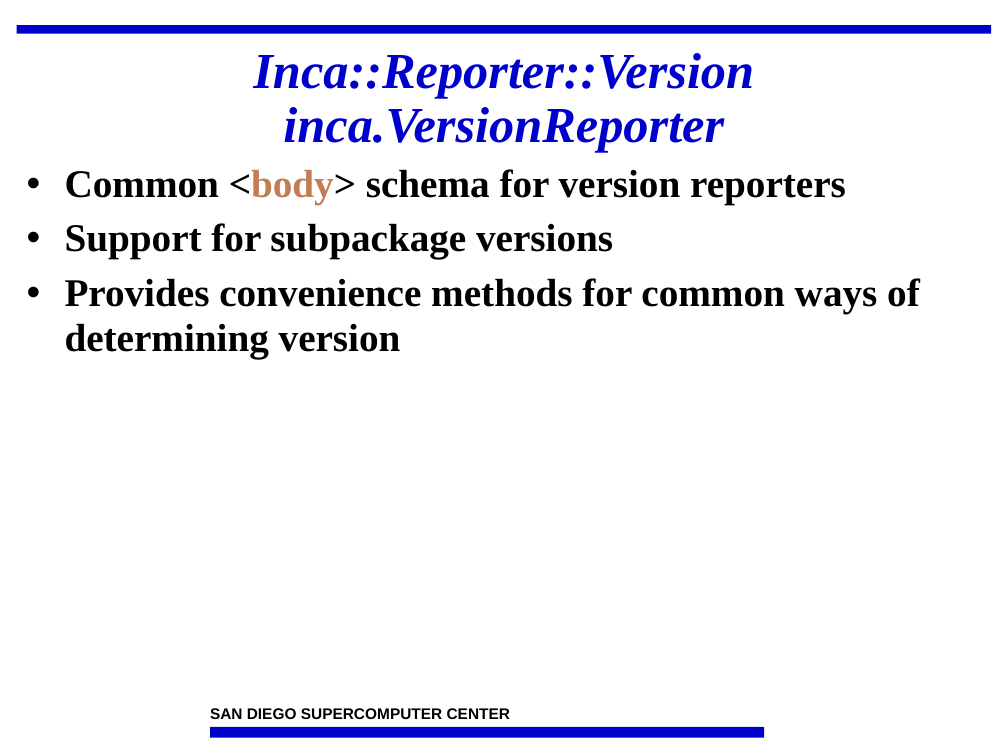
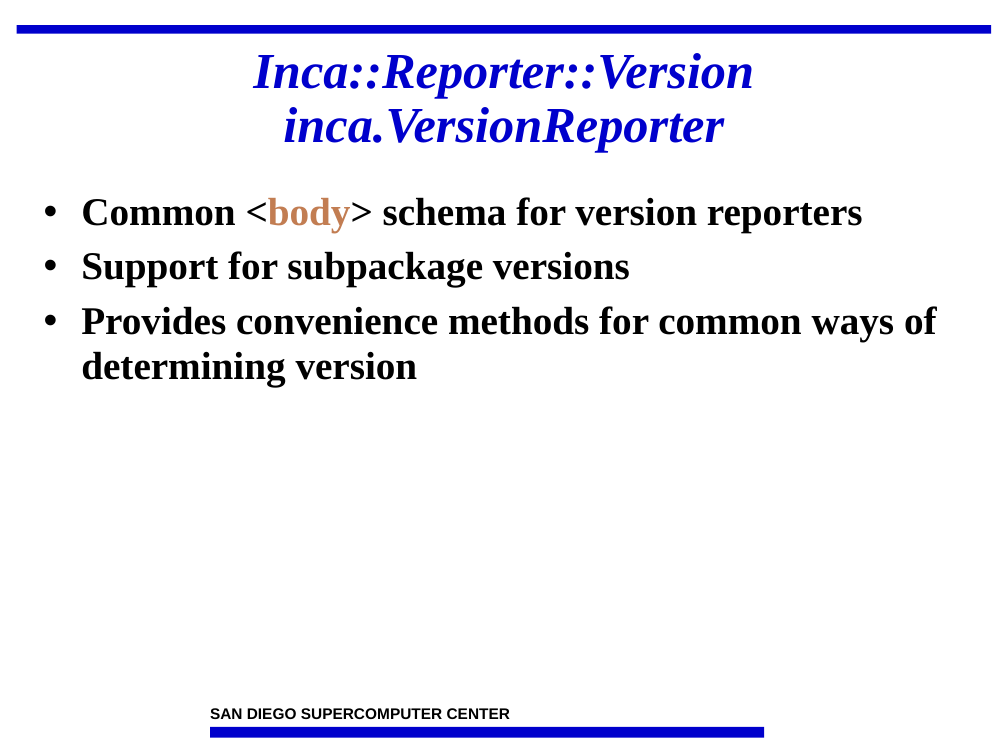
Before and after one commit to IncaProject/inca-xsede, a slide deck: slide 16 of talks/2008workshop/incaReporters.ppt (slide 13 before the commit). Drawn at 1008x756 pixels with LibreOffice and Linux fonts; fonts in the diff are those of the drawing; background and template pictures are left out. Boxes give left, top, right and bottom in pixels: in the first picture for what was removed or moved away, otherwise in the second. Text is boxed around its words. In the diff, an @@ line names an element or a change of style, - is before the commit and + after.

```diff
--- a/talks/2008workshop/incaReporters.ppt
+++ b/talks/2008workshop/incaReporters.ppt
@@ text "Common <body> schema for version ...": place and size @@
-text "Common <body> schema for version ..." at [65,169,920,358]
+text "Common <body> schema for version ..." at [81,197,937,386]
```
Also in this commit, not shown: 13 other slides changed, 7 slides added.
